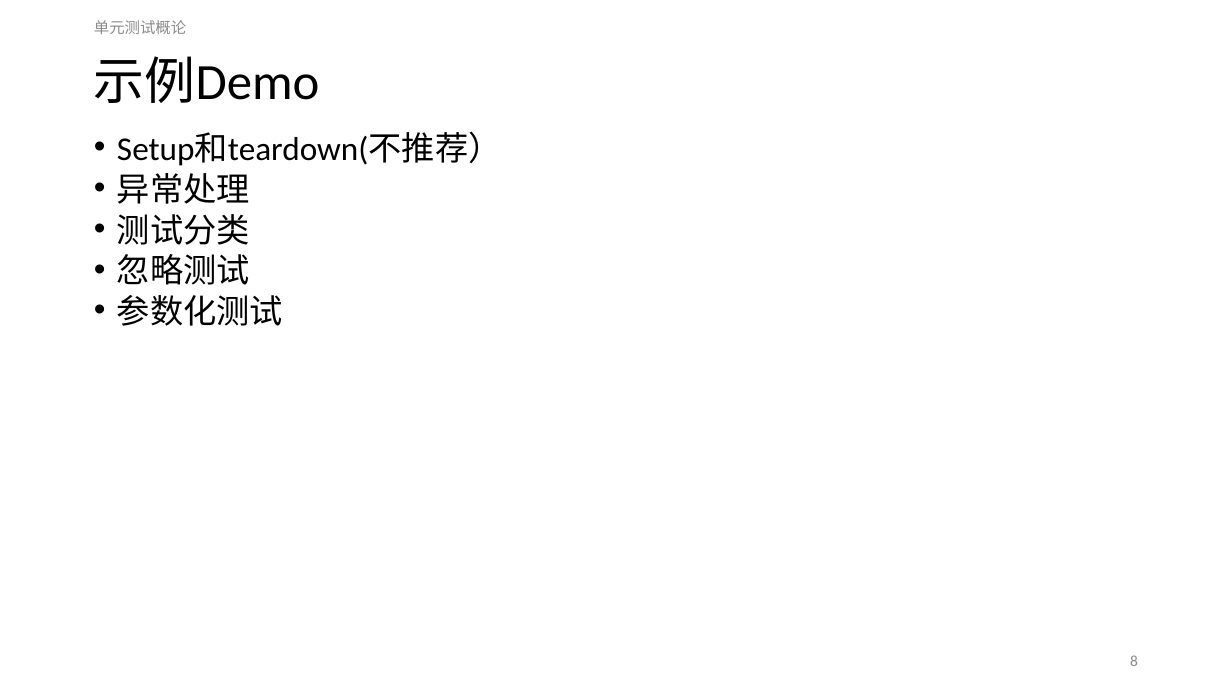
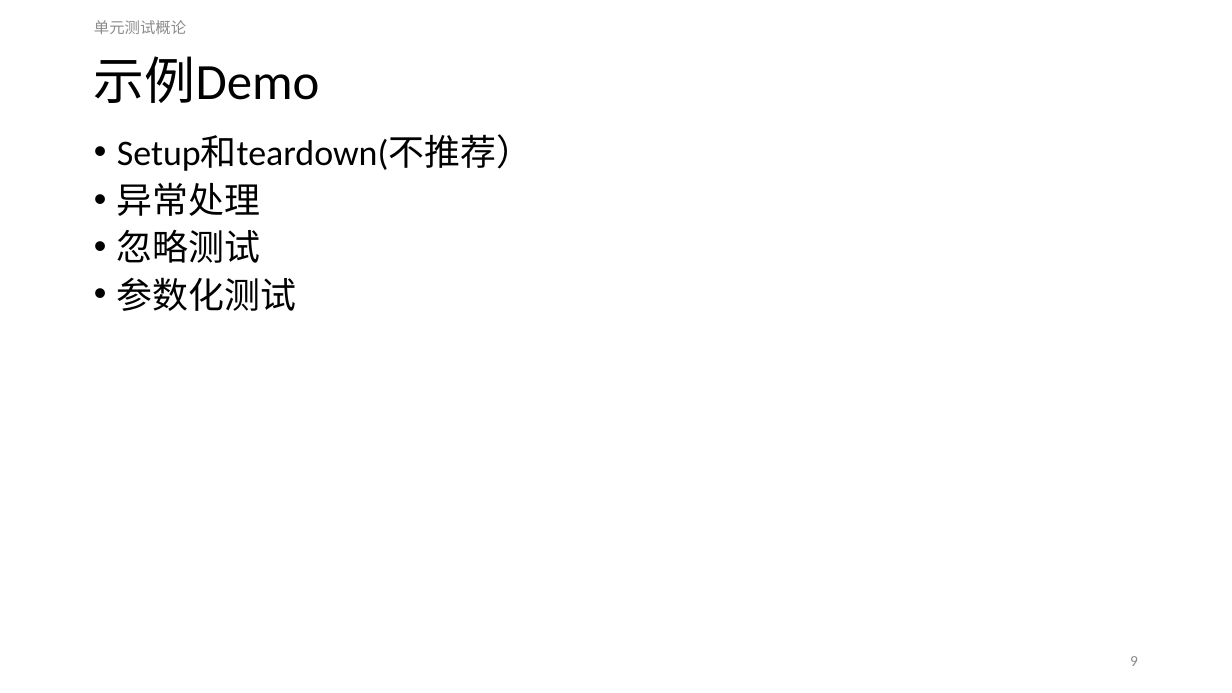
Before and after one commit to ReganHe/SharpUnitTest, a slide deck: slide 9 of MyUnitTest/Document/单元测试.pptx (slide 8 before the commit). Drawn at 1232x693 pixels with LibreOffice and Linux fonts; fonts in the diff are those of the drawing. Boxes give left, top, right and bottom in pixels: in the first picture for what was removed or moved away, otherwise in the second. Text is boxed around its words. In the diff, an @@ line names an element or a change of style, - is before the commit and + after.

```diff
--- a/MyUnitTest/Document/单元测试.pptx
+++ b/MyUnitTest/Document/单元测试.pptx
@@ text "Setup和teardown(不推荐）" at bbox=[117, 136, 532, 311]: size 25.9 to 28 pt; line spacing 0.7 to 0.8 @@
@@ text at bbox=[117, 214, 250, 245]: paragraph removed @@
-• 测试分类
@@ page number at bbox=[1130, 656, 1138, 666]: text changed @@
-8
+9
```
Also in this commit, not shown: 1 other slide changed, 2 slides added, 1 slide removed.
